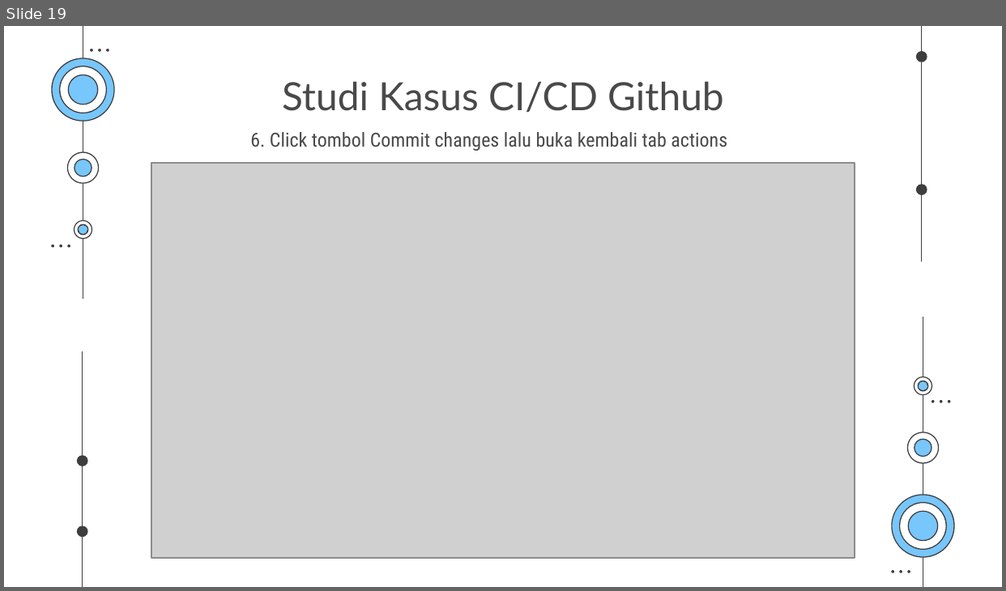
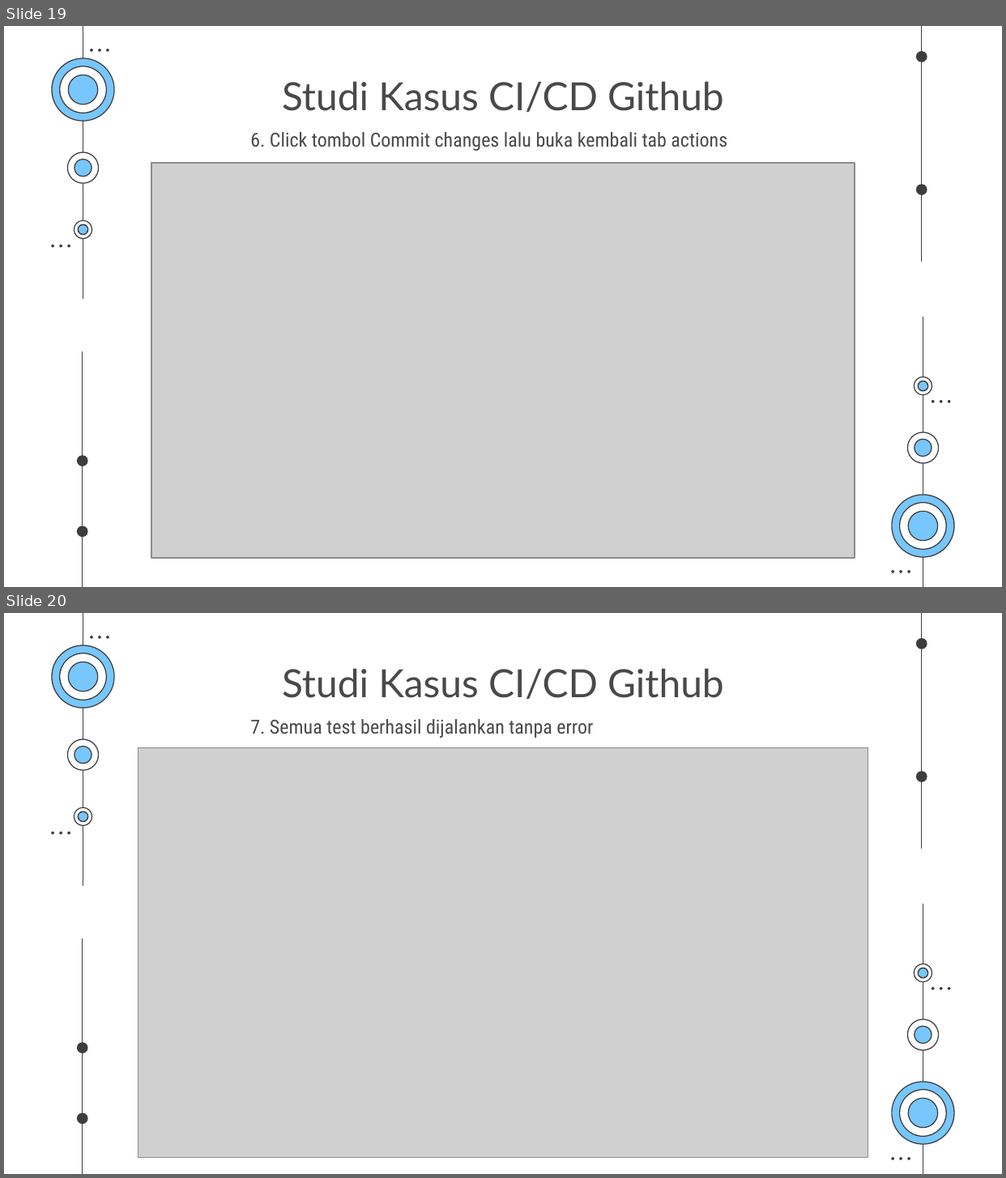
Before and after one commit to rahmatprasetyo/TESTING_QA, a slide deck: UTS/Rahmat Prasetyo - 201011400693 - UTS - TESTING DAN QA PERANGKAT LUNAK.pptx. Shown one above the other, each under a label of ours: slide 19 before the commit, slides 19 and 20 after it. The pictures are 1006x591 and 1006x1178 pixels, drawn with LibreOffice and Linux fonts; fonts in the diff are those of the drawing; grey boxes stand for pictures. Boxes give left, top, right and bottom in pixels: in the first picture for what was removed or moved away, otherwise in the second. Text is boxed around its words. In the diff, an @@ line names an element or a change of style, - is before the commit and + after.

```diff
--- a/UTS/Rahmat Prasetyo - 201011400693 - UTS - TESTING DAN QA PERANGKAT LUNAK.pptx
+++ b/UTS/Rahmat Prasetyo - 201011400693 - UTS - TESTING DAN QA PERANGKAT LUNAK.pptx
@@ slide 20 added at (x1=4, y1=613, x2=1002, y2=1174), background #FFFFFF; not listed: 48 template elements that a slide beside it also shows @@
@@ title added at (x1=282, y1=668, x2=724, y2=699), 28 pt, text #494949 @@
+Studi Kasus CI/CD Github
@@ subtitle added at (x1=250, y1=719, x2=593, y2=738), 14 pt, text #494949 @@
+7. Semua test berhasil dijalankan tanpa error
@@ picture added at (x1=138, y1=747, x2=867, y2=1158) @@
```
Also in this commit, not shown: 2 other files.
